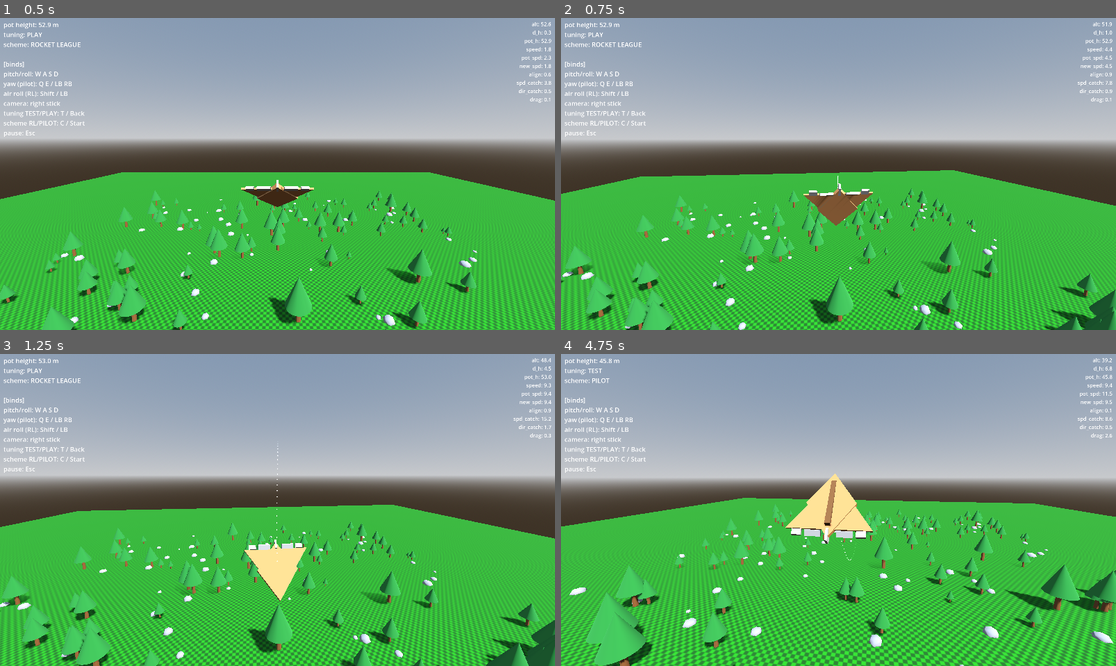
Above: before the commit, frames 1-4 (two rows, left to right).
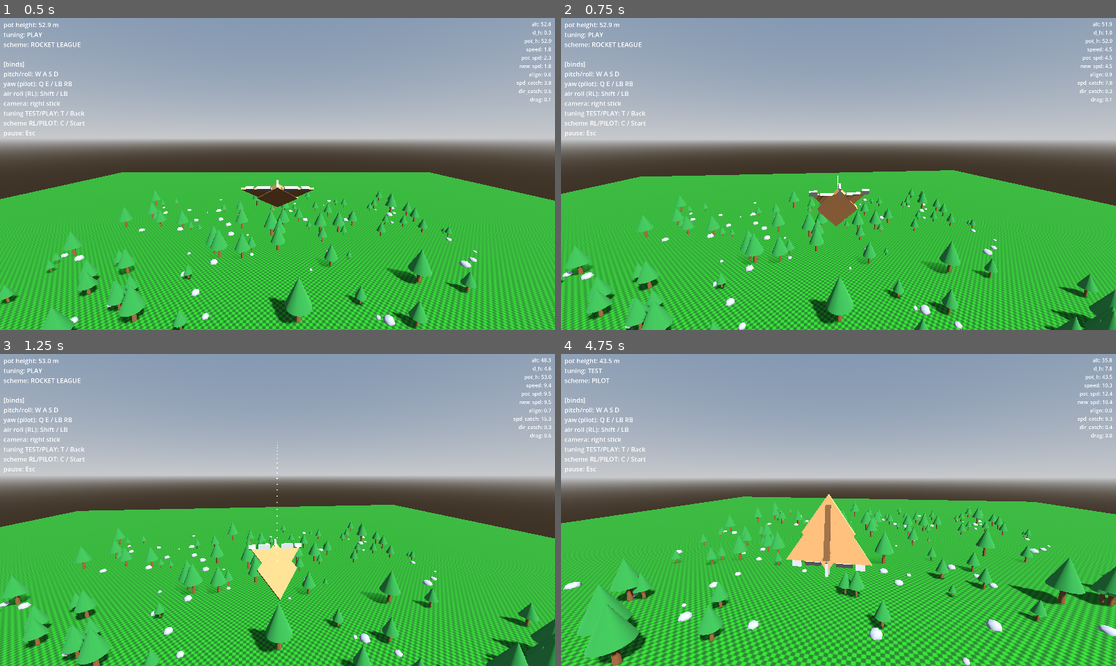
Above: after the commit, the same moments.

Repository: westonkelliher/glider
Game: Godot game, scene res://scenes/main.tscn
The game is run twice, just before and just after one commit, with the same random seed, the same clock (stepped at 60 frames per second) and the same inputs.
Inputs (mouse positions are in pixels of both pictures, inside the frame that each line leads up to):
- Up to frame 1 (0.5 s): no input
- Up to frame 2 (0.75 s): tap Enter at 0.5 s; move the mouse to (866, 174) at 0.52 s; press the mouse at (866, 174) at 0.53 s; hold W (move_forward) from 0.53 s (still down)
- Up to frame 3 (1.25 s): keep holding W (move_forward)
- Up to frame 4 (4.75 s): keep holding W (move_forward); move the mouse to (810, 510) at 1.27 s; release the mouse at (810, 510) at 1.28 s; tap Shift (air_roll) at 1.35 s; move the mouse to (849, 503) at 2.02 s; hold Right mouse button (boost, bound only after the commit) 2.03-2.78 s; move the mouse to (832, 516) at 2.77 s; tap Ctrl (boost, bound only before the commit) at 2.85 s; move the mouse to (877, 513) at 3.52 s; hold C (toggle_scheme) 3.53-4.28 s; move the mouse to (794, 506) at 4.27 s; tap T (toggle_tuning) at 4.35 s

Frame 1 is identical in both runs. In frame 2, 0.2% of the frame differs, in the area x 0-100%, y 9-100%; in frame 3, 3.2%; in frame 4, 24%, in the area x 0-100%, y 1-100%.

Commit message:
Controls: LMB air_brake, RMB boost, add launch action
Co-Authored-By: Claude Opus 4.8 (1M context) <noreply@anthropic.com>

Diff:
--- a/project.godot
+++ b/project.godot
@@ -101,14 +101,20 @@
 }
 air_brake={
 "deadzone": 0.2,
-"events": [Object(InputEventKey,"resource_local_to_scene":false,"resource_name":"","device":-1,"window_id":0,"alt_pressed":false,"shift_pressed":false,"ctrl_pressed":false,"meta_pressed":false,"pressed":false,"keycode":0,"physical_keycode":32,"key_label":0,"unicode":32,"location":0,"echo":false,"script":null)
-, Object(InputEventJoypadButton,"resource_local_to_scene":false,"resource_name":"","device":-1,"button_index":2,"pressure":0.0,"pressed":true,"script":null)
+"events": [Object(InputEventJoypadButton,"resource_local_to_scene":false,"resource_name":"","device":-1,"button_index":2,"pressure":0.0,"pressed":true,"script":null)
+, Object(InputEventMouseButton,"resource_local_to_scene":false,"resource_name":"","device":-1,"window_id":0,"alt_pressed":false,"shift_pressed":false,"ctrl_pressed":false,"meta_pressed":false,"button_mask":0,"position":Vector2(0, 0),"global_position":Vector2(0, 0),"factor":1.0,"button_index":1,"canceled":false,"pressed":false,"double_click":false,"script":null)
 ]
 }
 boost={
 "deadzone": 0.2,
 "events": [Object(InputEventJoypadButton,"resource_local_to_scene":false,"resource_name":"","device":-1,"button_index":1,"pressure":0.0,"pressed":true,"script":null)
-, Object(InputEventKey,"resource_local_to_scene":false,"resource_name":"","device":-1,"window_id":0,"alt_pressed":false,"shift_pressed":false,"ctrl_pressed":false,"meta_pressed":false,"pressed":false,"keycode":0,"physical_keycode":4194326,"key_label":0,"unicode":0,"location":0,"echo":false,"script":null)
+, Object(InputEventMouseButton,"resource_local_to_scene":false,"resource_name":"","device":-1,"window_id":0,"alt_pressed":false,"shift_pressed":false,"ctrl_pressed":false,"meta_pressed":false,"button_mask":0,"position":Vector2(0, 0),"global_position":Vector2(0, 0),"factor":1.0,"button_index":2,"canceled":false,"pressed":false,"double_click":false,"script":null)
+]
+}
+launch={
+"deadzone": 0.2,
+"events": [Object(InputEventKey,"resource_local_to_scene":false,"resource_name":"","device":-1,"window_id":0,"alt_pressed":false,"shift_pressed":false,"ctrl_pressed":false,"meta_pressed":false,"pressed":false,"keycode":0,"physical_keycode":32,"key_label":0,"unicode":32,"location":0,"echo":false,"script":null)
+, Object(InputEventJoypadButton,"resource_local_to_scene":false,"resource_name":"","device":-1,"button_index":0,"pressure":0.0,"pressed":true,"script":null)
 ]
 }
 
